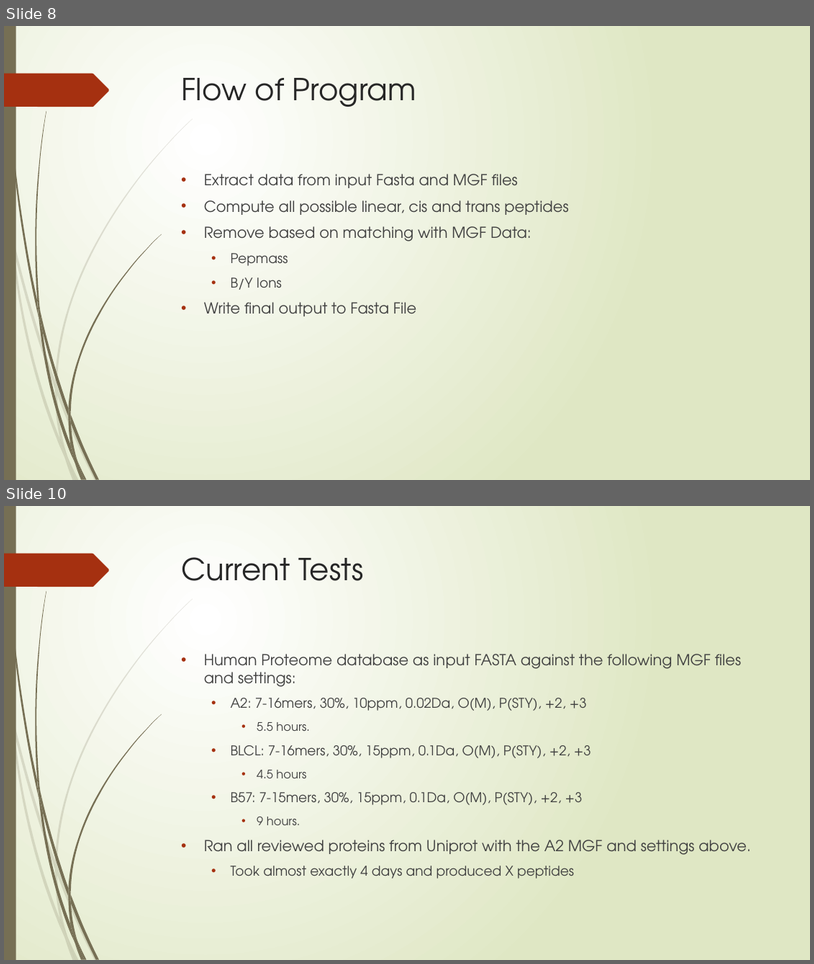
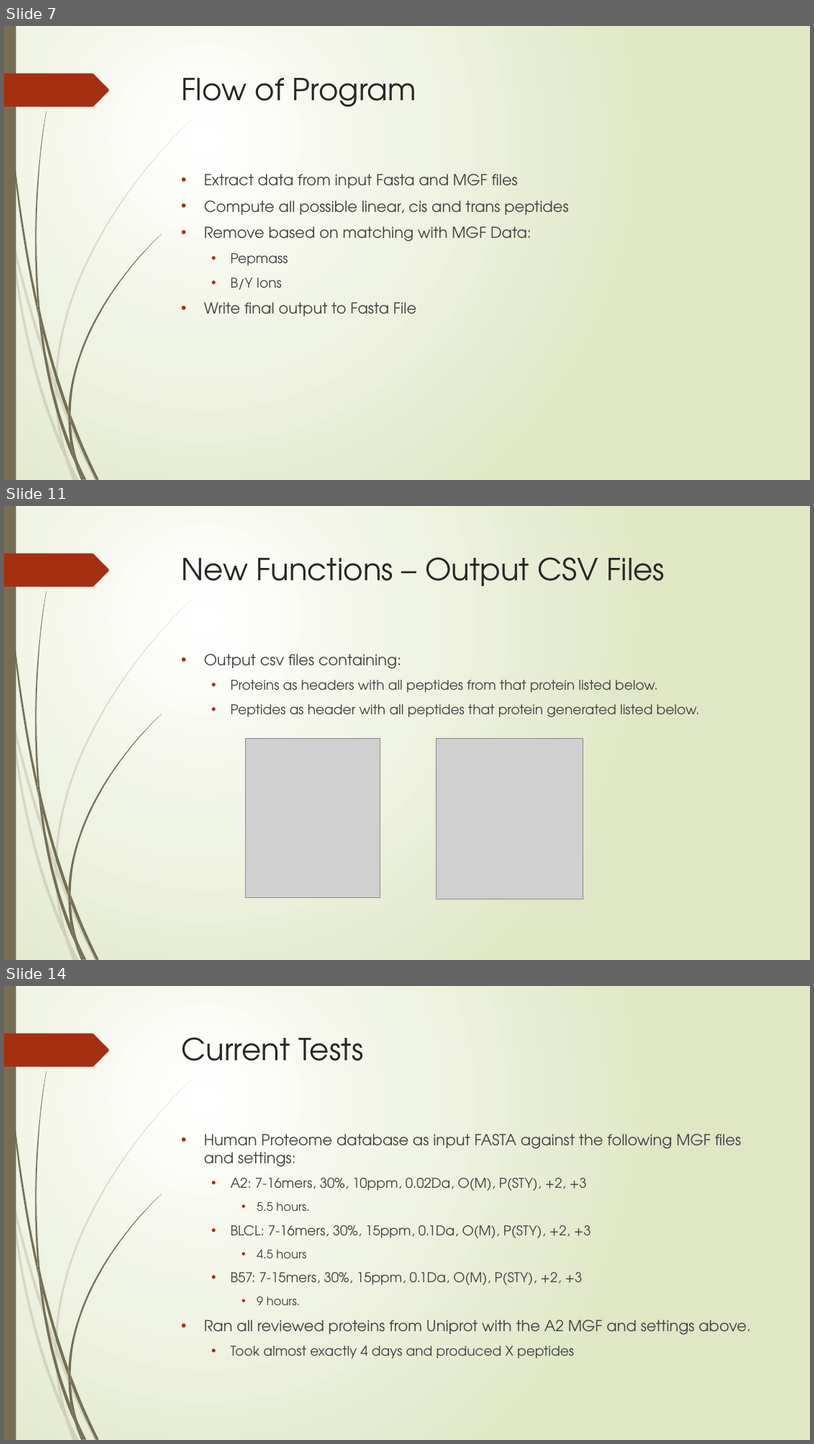
Before and after one commit to nhcha6/MersProject, a slide deck: SecondLabPresentation.pptx. Shown one above the other, each under a label of ours: slides 8 and 10 before the commit, slides 7, 11 and 14 after it; the slides between them are not shown. The pictures are 814x964 and 814x1444 pixels, drawn with LibreOffice and Linux fonts; fonts in the diff are those of the drawing; grey boxes stand for pictures. Boxes give left, top, right and bottom in pixels: in the first picture for what was removed or moved away, otherwise in the second. Text is boxed around its words. In the diff, an @@ line names an element or a change of style, - is before the commit and + after.

```diff
--- a/SecondLabPresentation.pptx
+++ b/SecondLabPresentation.pptx
@@ slide 11 added at <box>4,506,810,960</box>, background gradient #FFFFFF to #DFE8C4; not listed: 24 template elements that a slide beside it also shows @@
@@ title added at <box>182,557,665,586</box>, 36 pt, text #262626 @@
+New Functions – Output CSV Files
@@ text added at <box>204,654,700,717</box>, 16 pt, text #404040 @@
+• Output csv files containing:
+  • Proteins as headers with all peptides from that protein listed below.
+  • Peptides as header with all peptides that protein generated listed below.
@@ picture added at <box>246,739,381,897</box> @@
@@ picture added at <box>437,739,584,899</box> @@
@@ what was slide 8 is now slide 7 @@
@@ what was slide 10 is now slide 14 @@
```
Also in this commit, not shown: 5 slides changed, 9 other slides added, 1 slide removed.
